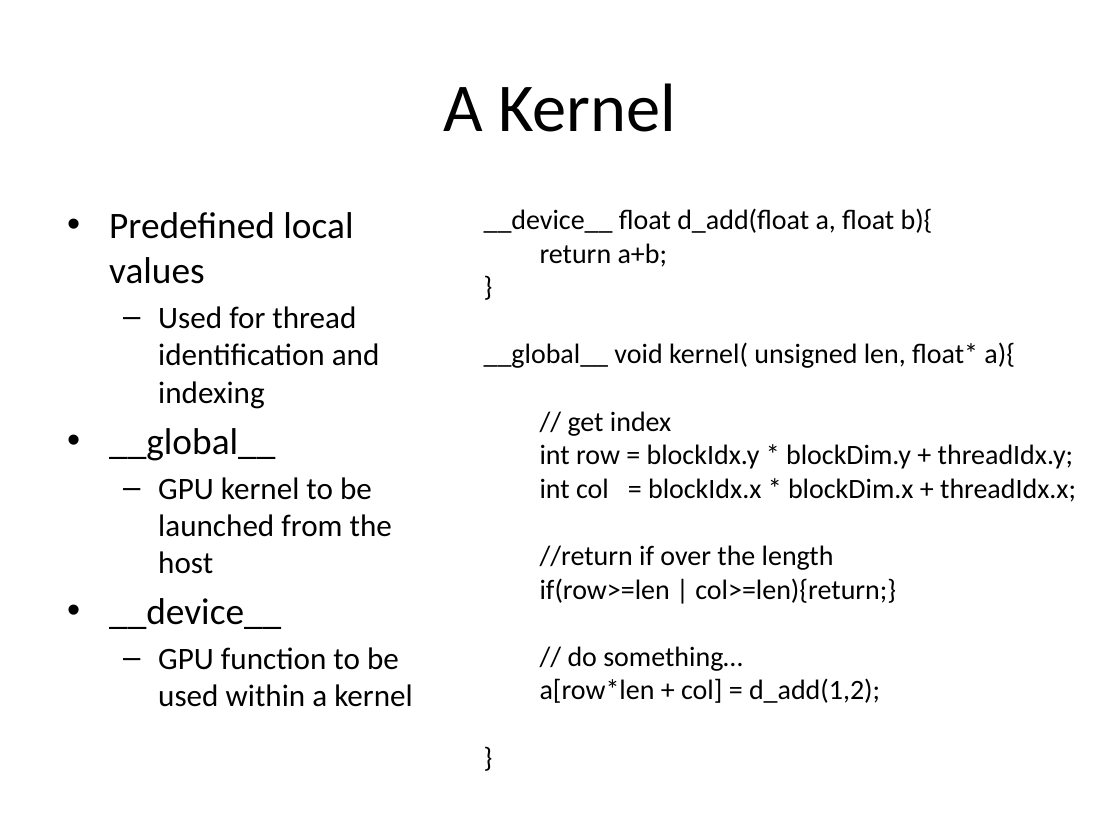
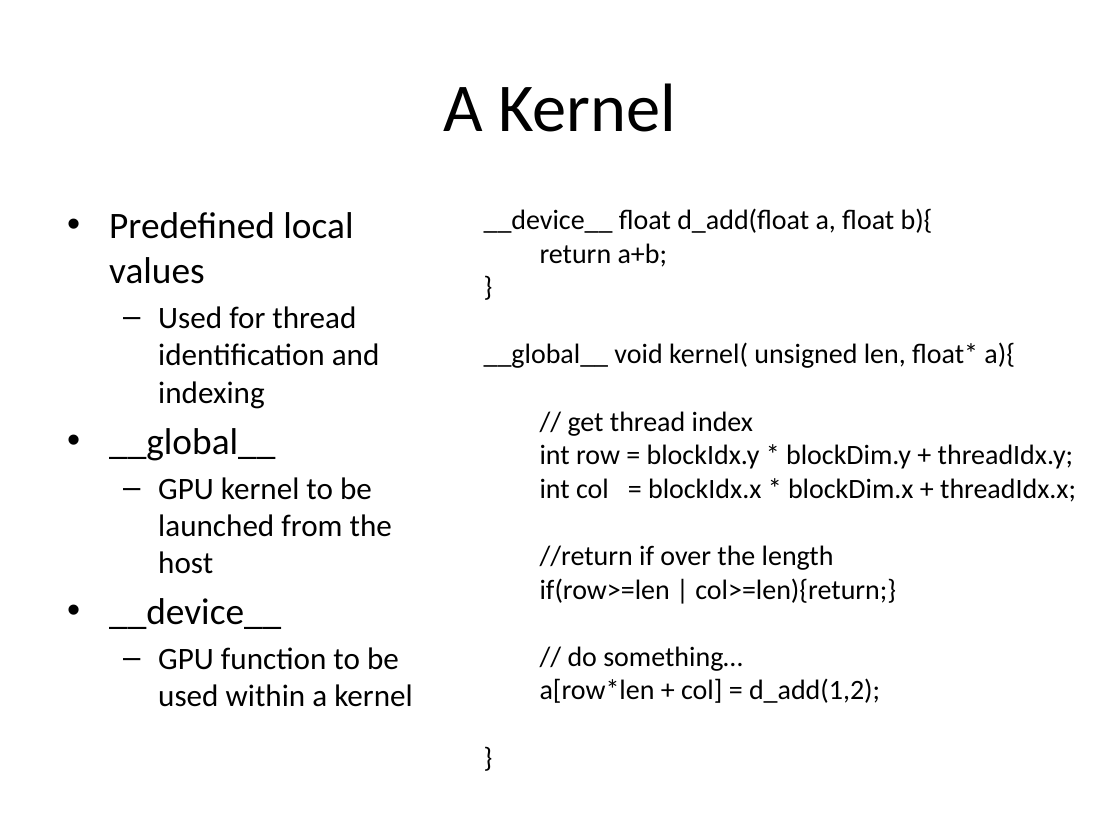
Before and after one commit to sellitforcache/cuda_tut, a slide deck: slide 10 of cuda_tut.pptx. Drawn at 1120x840 pixels with LibreOffice and Linux fonts; fonts in the diff are those of the drawing. Boxes give left, top, right and bottom in pixels: in the first picture for what was removed or moved away, otherwise in the second. Text is boxed around its words. In the diff, an @@ line names an element or a change of style, - is before the commit and + after.

```diff
--- a/cuda_tut.pptx
+++ b/cuda_tut.pptx
@@ text at [568,411,753,436]: text changed @@
-// get index
+// get thread index
```
Also in this commit, not shown: 5 other slides changed.
